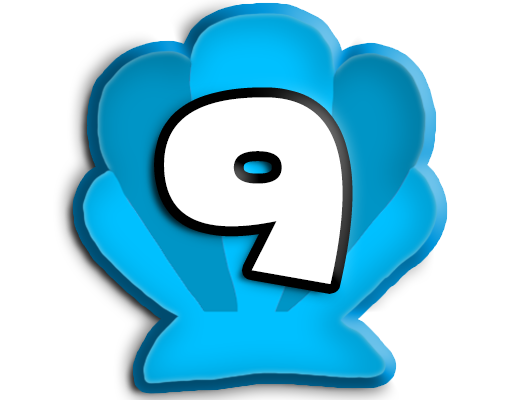
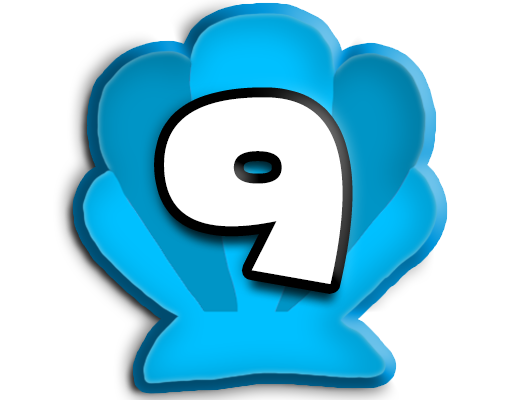
Before/after of a 520×400 layered artwork. What changed in the layer stack:
pixels changed over box(145, 120, 353, 310) (layer not identified)
